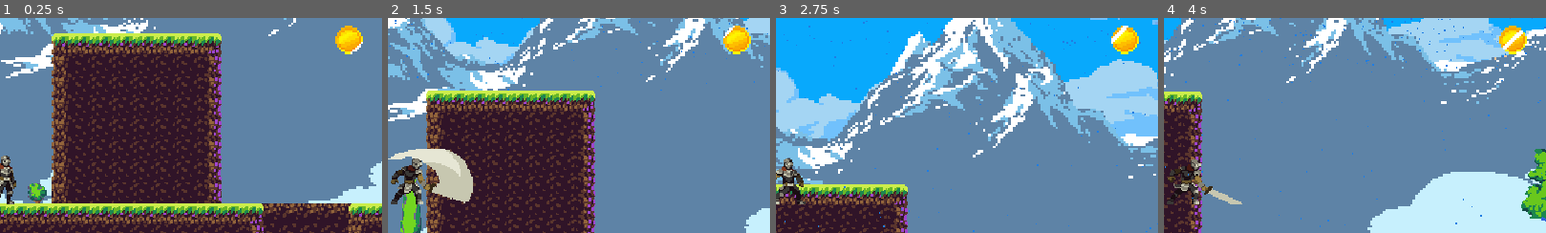
Above: before the commit, frames 1-4 (left to right).
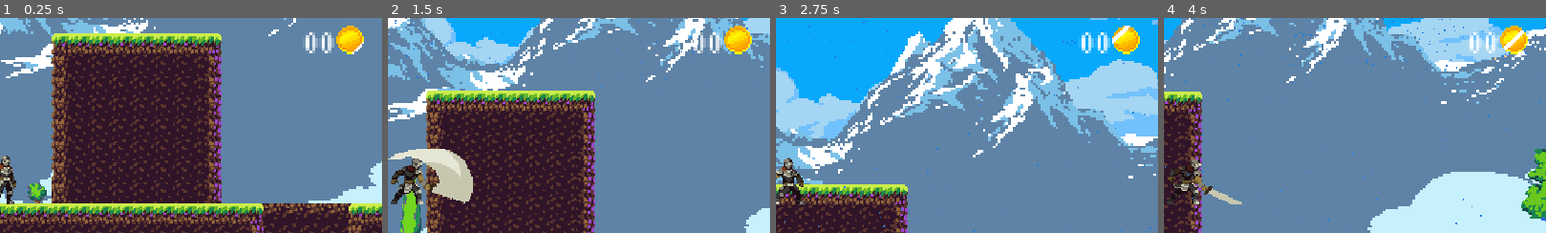
Above: after the commit, the same moments.

Repository: timowenz/stormbringer-trials
Game: Godot game, scene res://scenes/TestScene.tscn
The game is run twice, just before and just after one commit, with the same random seed, the same clock (stepped at 60 frames per second) and the same inputs. This scene is started directly instead of the project's main scene.
Inputs (mouse positions are % of the whole screen's width and height, from its top left):
- Up to frame 1 (0.25 s): no input
- Up to frame 2 (1.5 s): click (96, 7) at 0.5 s; tap Enter (ui_accept) at 1.25 s; hold Right (ui_right) from 1.28 s (still down); tap Q (attack) at 1.35 s
- Up to frame 3 (2.75 s): keep holding Right (ui_right); tap Enter (ui_accept) at 1.52, 2.27 s; tap W (attack2) at 2.1 s
- Up to frame 4 (4 s): release Right (ui_right) at 2.78 s; hold Left (ui_left) 2.78-3.53 s; tap Down (crouch) at 2.85 s; hold Right (ui_right) from 3.53 s (still down); tap Q (attack) at 3.6 s; tap Enter (ui_accept) at 3.77 s
The pictures show only the part of the screen within x 50-100%, y 13-63%; the shares and areas given below are measured in that part.

The runs differ from the first frame. In frame 1, 0.6% of the frame differs, in the area x 80-96%, y 3-17%; in frame 2, 0.6%; in frame 3, 0.7%, in the area x 79-96%, y 3-17%; in frame 4, 0.6%.
Error in both runs: Invalid call. Nonexistent function 'take_damage' in base 'StaticBody2D'. (res://scripts/Player.gd:207)

Commit message:
progress

Diff:
--- a/scenes/TestScene.tscn
+++ b/scenes/TestScene.tscn
@@ -17,6 +17,7 @@
 [ext_resource type="Texture2D" uid="uid://nw8du8dg1b56" path="res://selfdrawn/coin_anim.png" id="14_plo8s"]
 [ext_resource type="AudioStream" uid="uid://swdeyex32o80" path="res://assets/music/Platformer Music 158815.mp3" id="15_e5rl0"]
 [ext_resource type="Script" path="res://scenes/Coin.gd" id="15_um8nq"]
+[ext_resource type="FontFile" uid="uid://dcb0ubutt01q4" path="res://assets/fonts/VT323 font/VT323-Regular.ttf" id="16_of5bn"]
 [ext_resource type="PackedScene" uid="uid://ccrscj7aj4wtc" path="res://scenes/WonScreen.tscn" id="16_tk14o"]
 [ext_resource type="PackedScene" uid="uid://b0vo331jnx4uy" path="res://scenes/GameOver.tscn" id="17_dq3xh"]
 [ext_resource type="PackedScene" uid="uid://cmva44s7chgwy" path="res://scenes/PauseScreen.tscn" id="18_a33hq"]
@@ -655,11 +656,20 @@
 lifetime = 5.0
 
 [node name="Coin" type="AnimatedSprite2D" parent="Player"]
-position = Vector2(264, -106)
+position = Vector2(265, -106)
 scale = Vector2(1.5, 1.5)
 sprite_frames = SubResource("SpriteFrames_xsv2o")
-frame_progress = 0.441443
+frame_progress = 0.656223
 script = ExtResource("15_um8nq")
+
+[node name="Label" type="Label" parent="Player/Coin"]
+offset_left = -24.0
+offset_top = -10.0
+offset_right = -8.0
+offset_bottom = 10.0
+theme_override_fonts/font = ExtResource("16_of5bn")
+theme_override_font_sizes/font_size = 20
+text = "00"
 
 [node name="Mockup2x" type="Sprite2D" parent="."]
 visible = false
Not shown: 1 places in scenes/TestScene.tscn that only renumber resources
